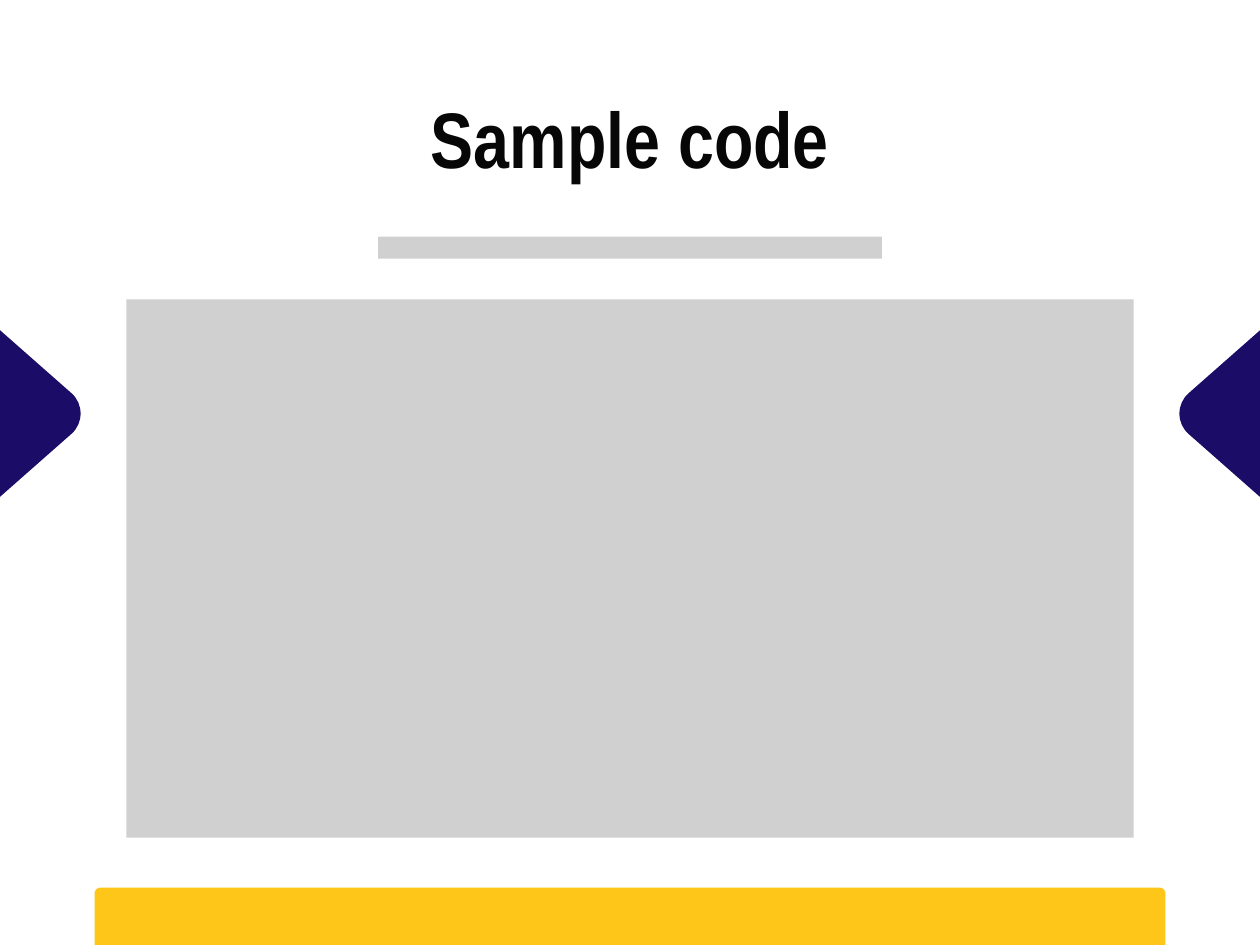
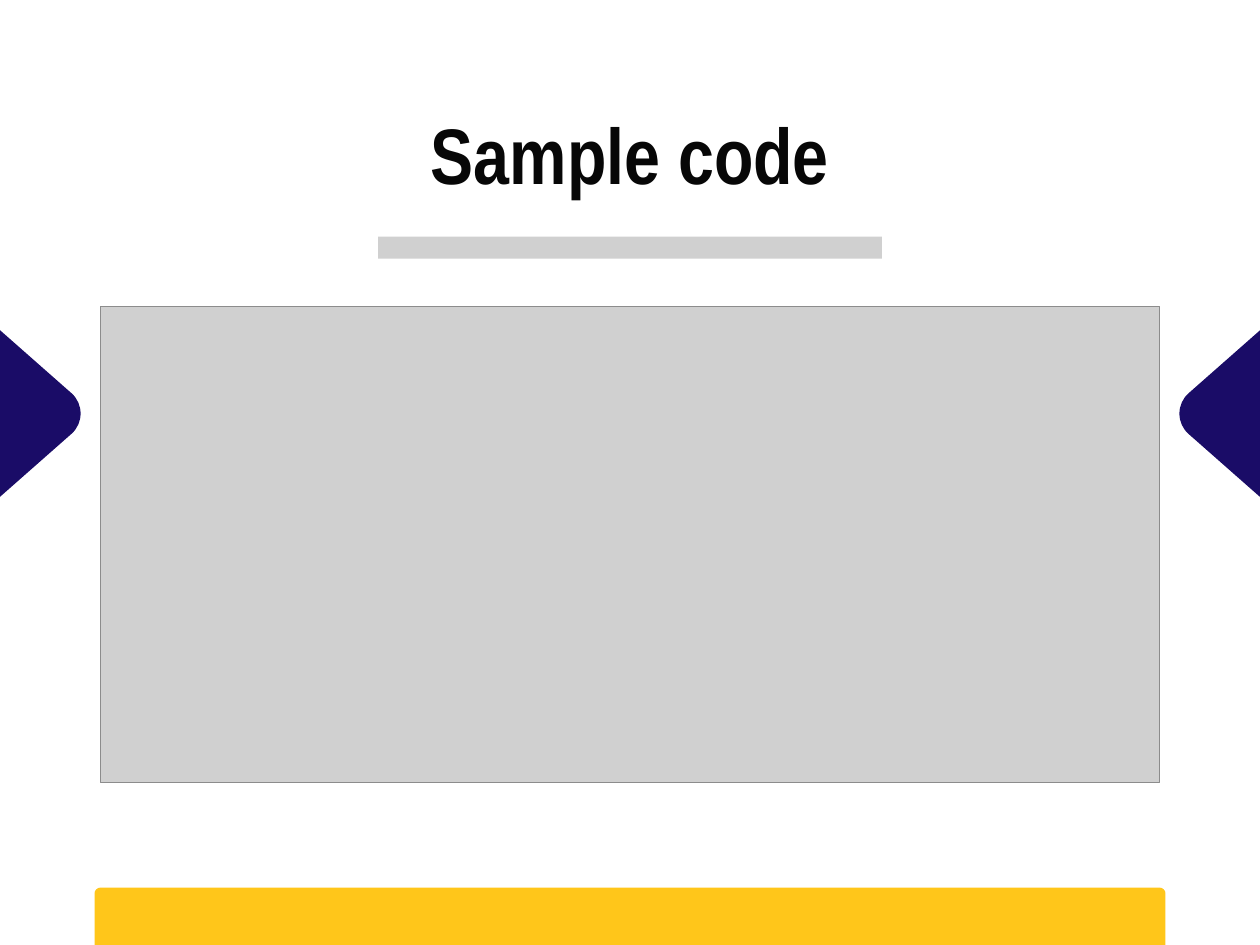
Before and after one commit to CodeWithIsmail/Web-Tech-CSE-502, a slide deck: slide 5 of 1421_1433_SectionTag.pptx. Drawn at 1260x945 pixels with LibreOffice and Linux fonts; fonts in the diff are those of the drawing; grey boxes stand for pictures. Boxes give left, top, right and bottom in pixels: in the first picture for what was removed or moved away, otherwise in the second. Text is boxed around its words. In the diff, an @@ line names an element or a change of style, - is before the commit and + after.

```diff
--- a/1421_1433_SectionTag.pptx
+++ b/1421_1433_SectionTag.pptx
@@ text "Sample code" at <box>431,127,829,199</box>: line spacing 48pt to 1 @@
@@ picture: place and size @@
-picture at <box>126,299,1134,837</box>
+picture at <box>100,306,1160,782</box>
```
Also in this commit, not shown: 7 other slides changed, 17 other files.
